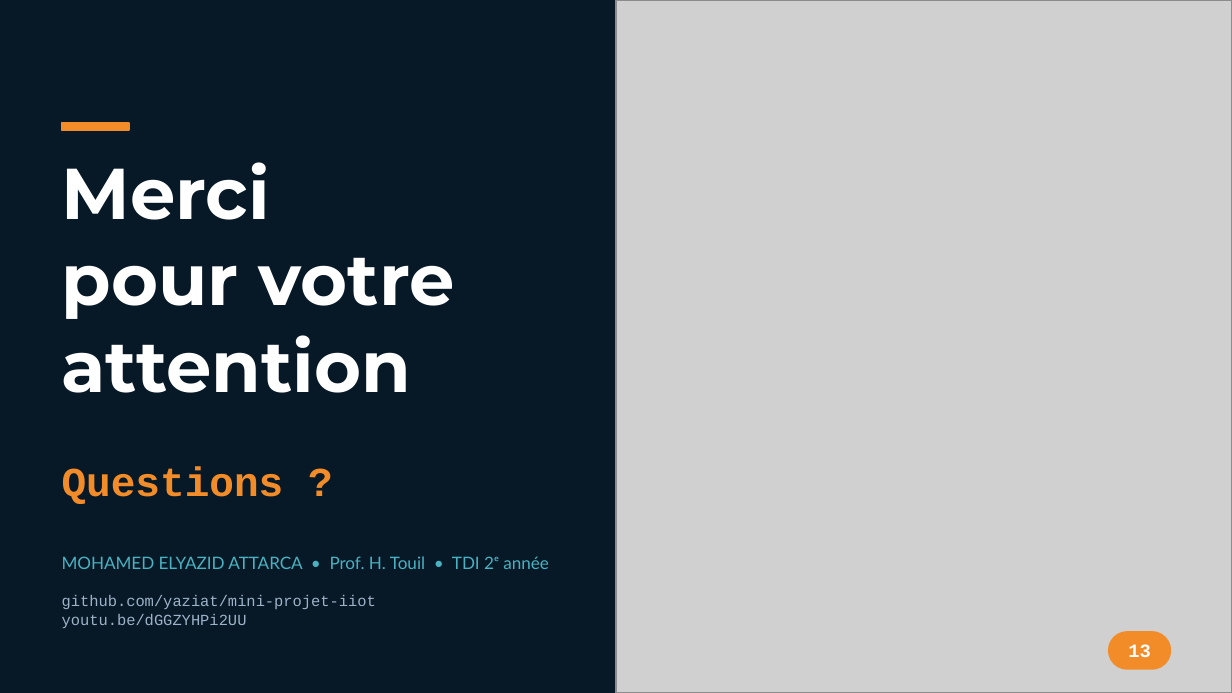
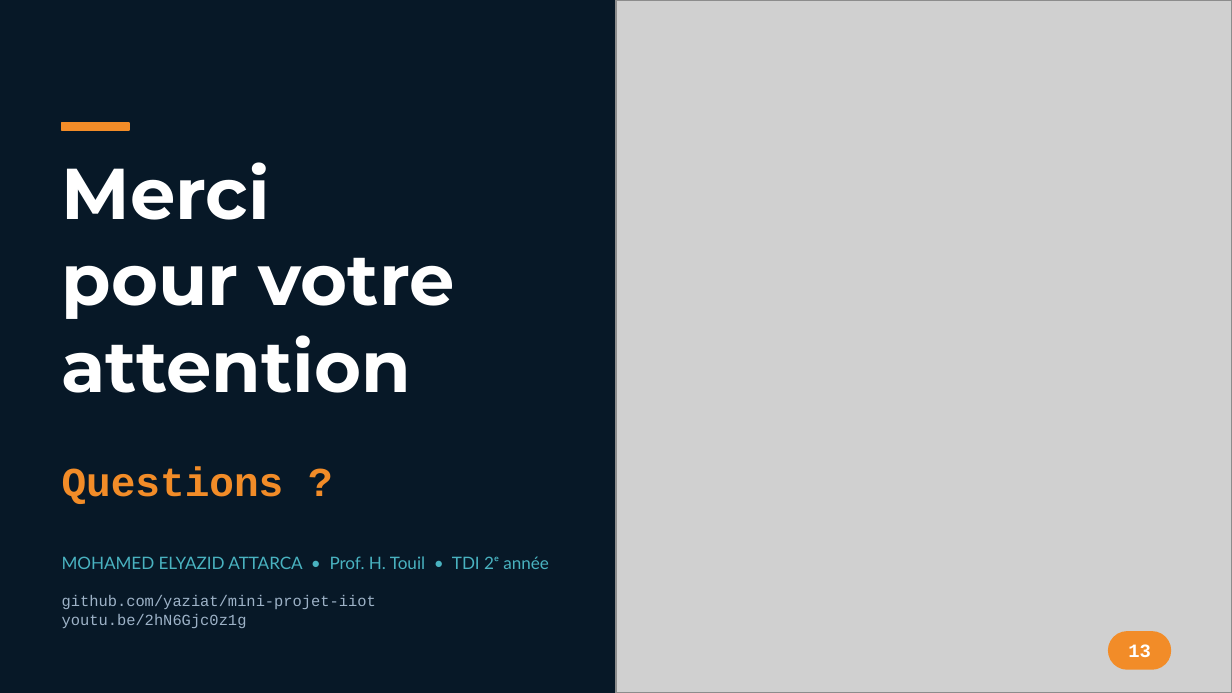
Before and after one commit to yaziat/mini-projet-iiot, a slide deck: slide 13 of 6-docs/presentation/Soutenance mini-projet IIoT - ATTARCA.pptx. Drawn at 1232x693 pixels with LibreOffice and Linux fonts; fonts in the diff are those of the drawing; grey boxes stand for pictures. Boxes give left, top, right and bottom in pixels: in the first picture for what was removed or moved away, otherwise in the second. Text is boxed around its words. In the diff, an @@ line names an element or a change of style, - is before the commit and + after.

Commit message:
nouveau ppt de soutenance

```diff
--- a/6-docs/presentation/Soutenance mini-projet IIoT - ATTARCA.pptx
+++ b/6-docs/presentation/Soutenance mini-projet IIoT - ATTARCA.pptx
@@ text at bbox=[62, 614, 247, 628]: text changed @@
-youtu.be/dGGZYHPi2UU
+youtu.be/2hN6Gjc0z1g
```
